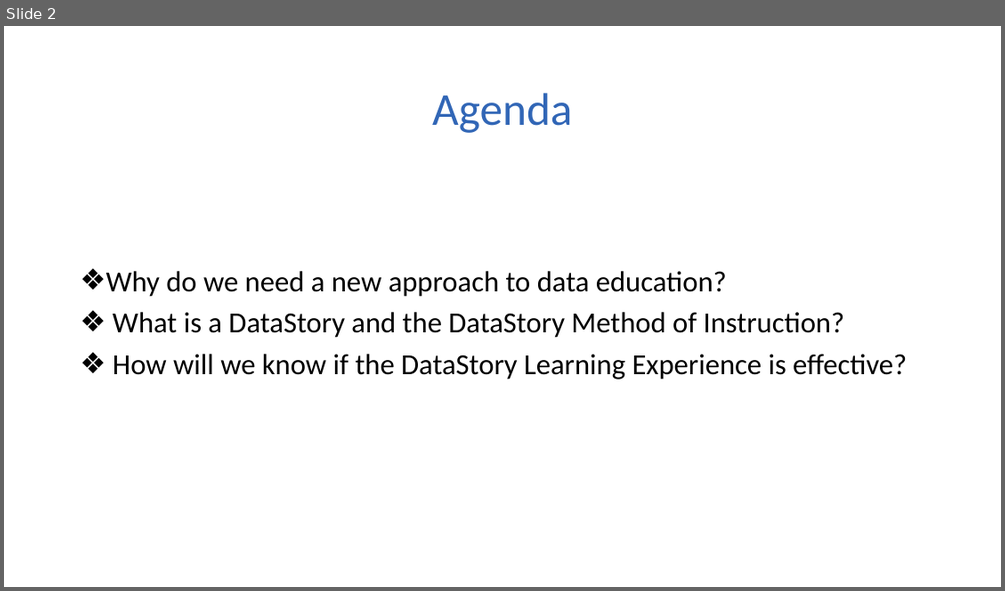
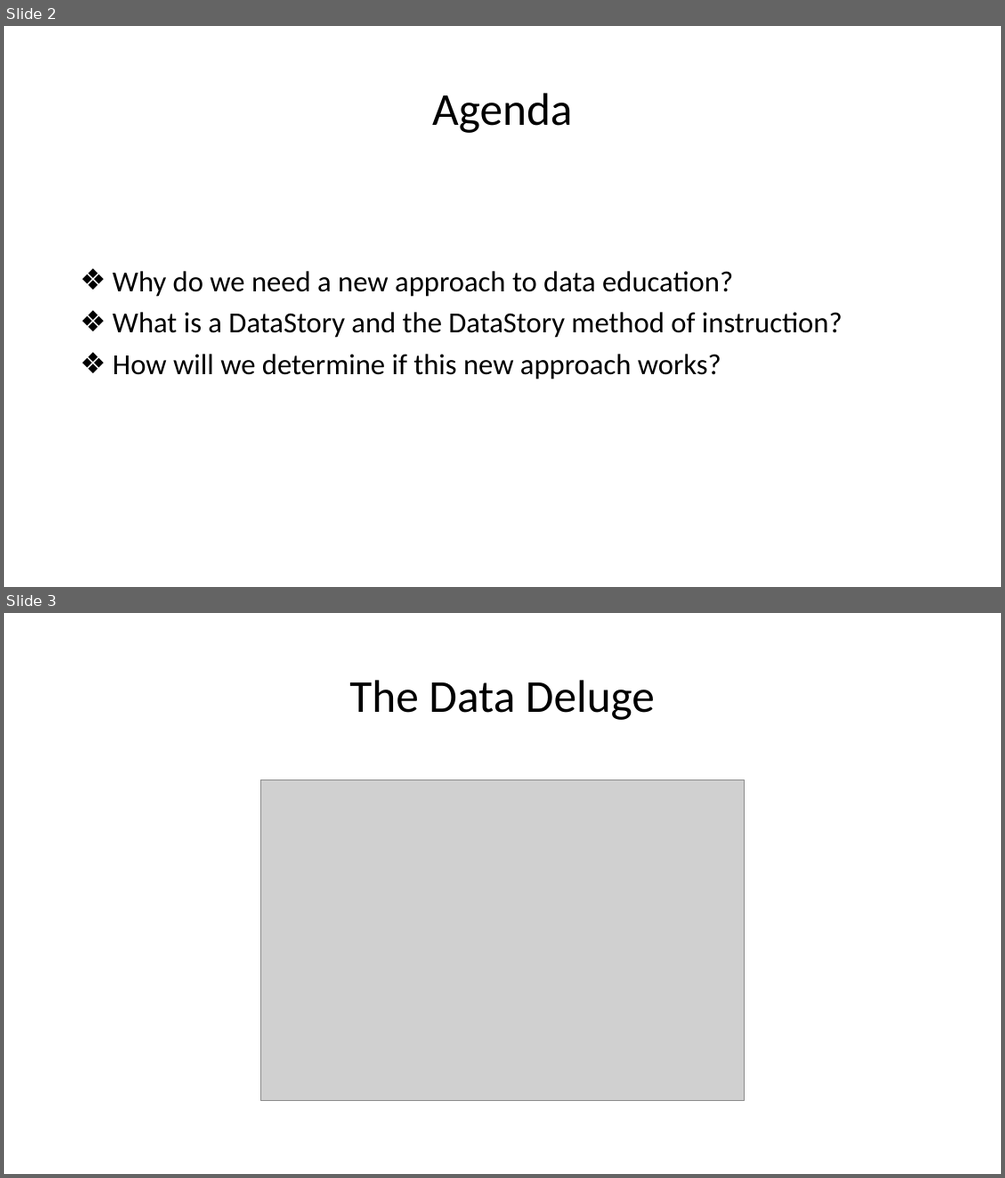
Before and after one commit to mydatastory-dev/projects, a slide deck: _ctsi/ctsi_presentation.pptx. Shown one above the other, each under a label of ours: slide 2 before the commit, slides 2 and 3 after it. The pictures are 1005x591 and 1005x1178 pixels, drawn with LibreOffice and Linux fonts; fonts in the diff are those of the drawing; grey boxes stand for pictures. Boxes give left, top, right and bottom in pixels: in the first picture for what was removed or moved away, otherwise in the second. Text is boxed around its words. In the diff, an @@ line names an element or a change of style, - is before the commit and + after.

```diff
--- a/_ctsi/ctsi_presentation.pptx
+++ b/_ctsi/ctsi_presentation.pptx
@@ slide 3 added at (4,613,1001,1174), background #FFFFFF @@
@@ title added at (349,680,655,720), 44 pt, text #000000 @@
+The Data Deluge
@@ picture added at (261,779,744,1101) @@
@@ slide 2 changed as well @@
@@ title "Agenda" at (432,93,572,133): text colour #3166B6 to #000000 @@
@@ text at (113,312,842,379): text changed @@
-❖ What is a DataStory and the DataStory Method of Instruction?
-❖ How will we know if the DataStory Learning Experience is effective?
+❖ What is a DataStory and the DataStory method of instruction?
+❖ How will we determine if this new approach works?
```
Also in this commit, not shown: 1 other slide changed, 4 other slides added, 2 slides removed.
